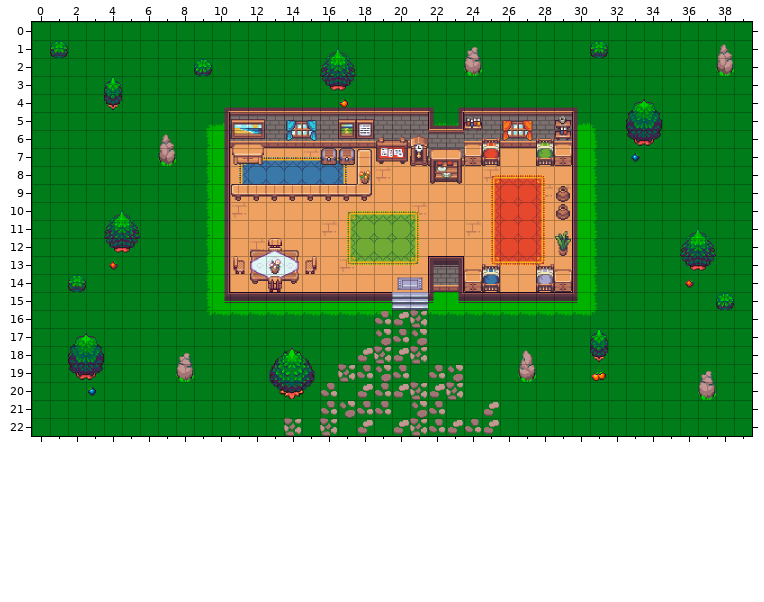
Tiled map, stored at Output/Assets/Maps/inn.tmx. The first picture shows the starting point.
Cells are 32x32 px. Shown: x 0..39, y 0..22.
Now the later version:
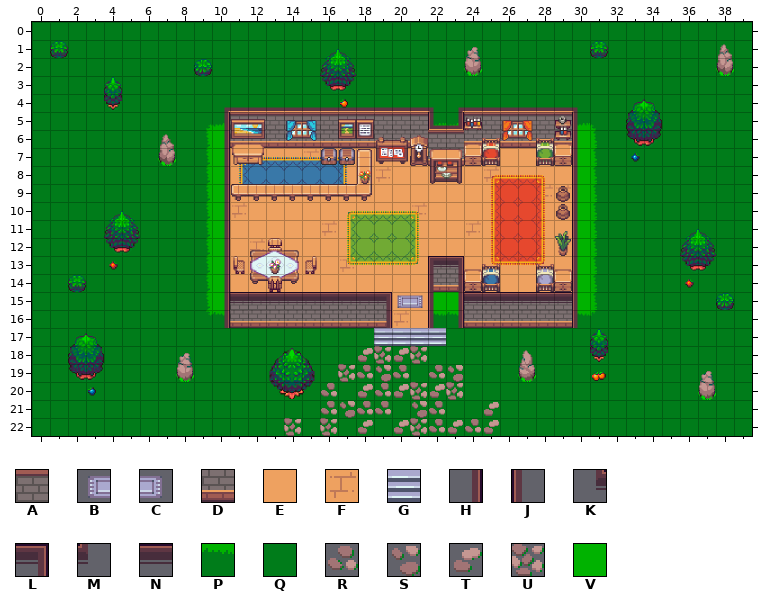
Key: from "interior_tileset": A 99, B 102, C 103, D 147, E 290, F 291, G 390, H 624, J 628, K 672, L 673, M 676, N 722; from "map_tileset": P 134, Q 182, R 195, S 196, T 243, U 244, V 337.
_ is an empty cell.
Change:
Layer "Fondo":
Tile A replaces tile V in row 15 at x 11 to 19 and 24 to 29.
Tile D replaces tile P in row 16 at x 11 to 19 and 24 to 29.
Tile E replaces tile G in row 15 at x 20 to 21.
Tile E replaces tile Q in row 16 at x 21.
Tile F replaces tile Q in row 16 at x 20.
Layer "Bordes":
Tile H replaces tile K in row 15 at x 10 and 23.
Tile H is added in row 16 at x 10, 19 and 23.
Tile J replaces tile M in row 15 at x 22 and 30.
Tile J is added in row 16 at x 22 and 30.
Tile L replaces tile N in row 15 at x 19.
Layer "Muebles":
Tile R is gone in row 16 at x 19; in row 17 at x 20.
Tile S is gone in row 17 at x 21.
Tile T is gone in row 16 at x 20.
Tile U is gone in row 16 at x 21.
Layer "Extra2":
Tile B is added in row 15 at x 20.
Tile C is added in row 15 at x 21.
Tile G is added in row 17 at x 19 to 22.
Tile B is gone in row 14 at x 20.
Tile C is gone in row 14 at x 21.
